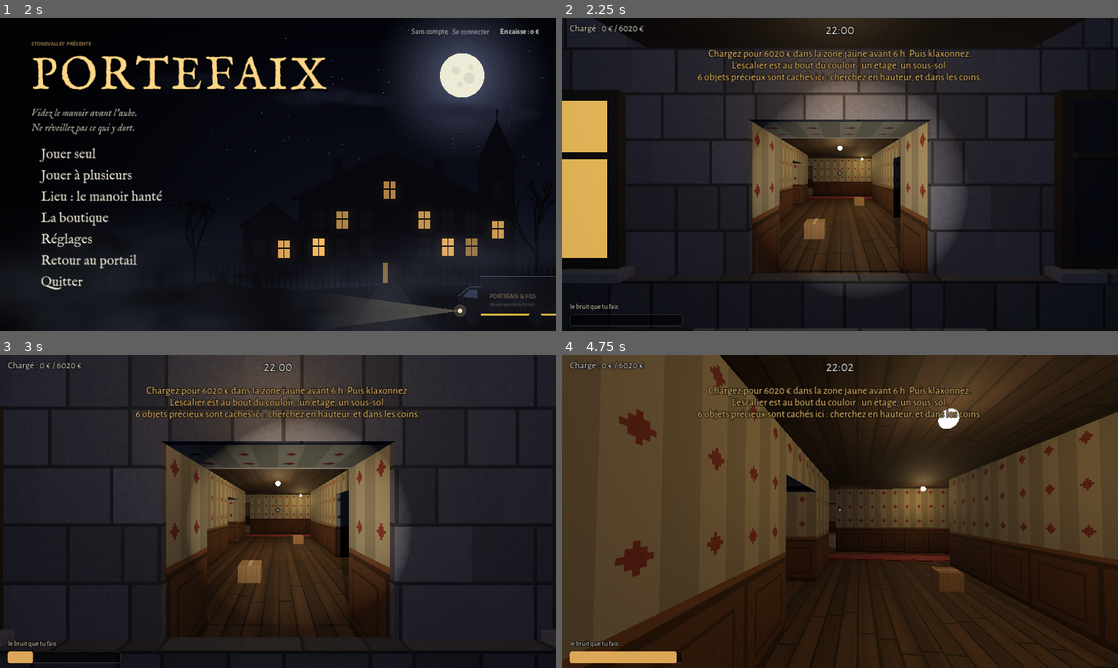
Above: before the commit, frames 1-4 (two rows, left to right).
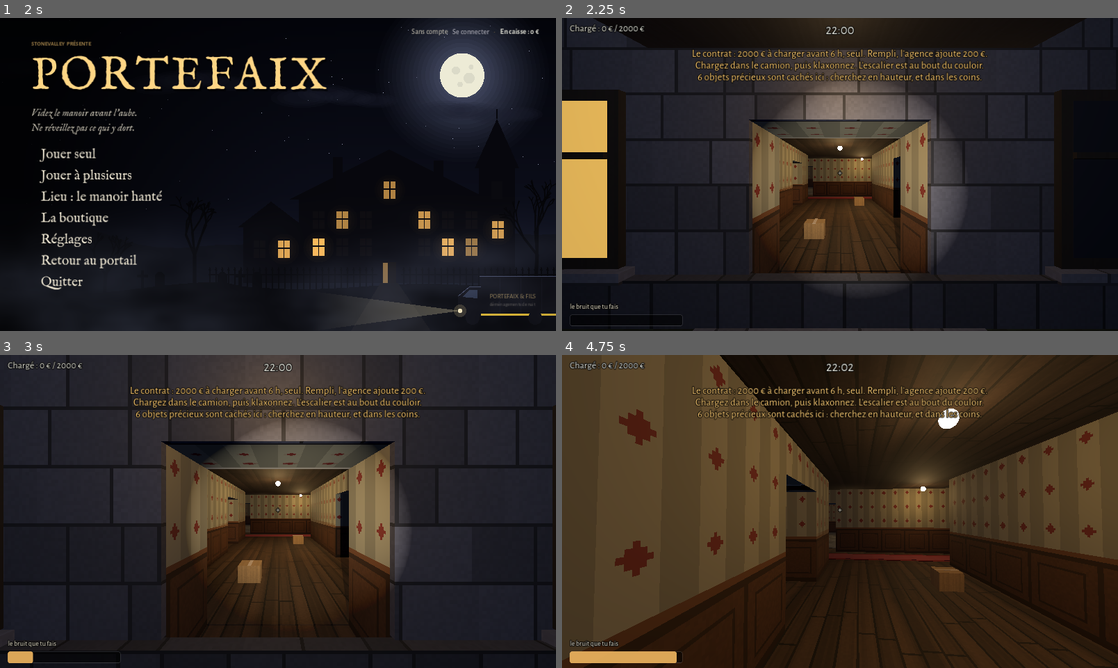
Above: after the commit, the same moments.

Repository: stonevalleyoff-ai/Portefaix
Game: Godot game, scene res://scenes/principal.tscn
Same seed, same stepped clock (60 frames per second), same inputs: the game is played once before the commit and once after it.
Inputs (mouse positions are in pixels of both pictures, inside the frame that each line leads up to):
- Up to frame 1 (2 s): click (278, 136) at 0.52 s; type "12" at 0.6 s; click (278, 155) at 0.75 s; type "12" at 0.83 s; click "Jouer sans compte" at 1.25 s
- Up to frame 2 (2.25 s): click "Jouer seul" at 2 s
- Up to frame 3 (3 s): tap Enter at 2.75 s; move the mouse to (305, 511) at 2.77 s; hold W from 2.78 s (still down); tap E at 2.85 s; click (305, 511) at 2.92 s
- Up to frame 4 (4.75 s): keep holding W; tap Space at 3.02, 3.77 s; move the mouse to (812, 511) at 3.52 s; tap F at 3.6 s; move the mouse to (851, 505) at 4.27 s; tap V at 4.35 s

Frame 1 is identical in both runs. In frame 2, 1.4% of the frame differs, in the area x 10-77%, y 2-18%; in frame 3, 1.4%; in frame 4, 1.5%.

Commit message:
Le contrat se règle sur le lieu et le nombre de porteurs ; les charges baissent
Le contrat demandait une part de la valeur de la maison : 4 900 à 6 600 € au manoir
et 8 000 à 10 500 € au bunker pour un porteur seul, plus que ce qu'on peut charger en
une nuit en jouant parfaitement (environ 5 000 et 4 500 €).

- Il se règle maintenant sur le lieu et les porteurs : seul, 2 000 € au manoir,
  1 600 € au bunker ; chaque porteur de plus ajoute les trois quarts ; jamais plus de
  40 % de ce qu'il y a à prendre.
- Rempli, l'agence ajoute une prime : 10 % au manoir, 30 % au bunker.
- Les charges baissent : commission 20 %, camion et essence 310 €, assurance 60 € par
  porteur, cotisations 20 %, impôt 15 %, pénalité 30 % de ce qui manque, obsèques
  300 €. Un contrat rempli seul laisse environ la moitié de ce qu'on a chargé.
- La nuit s'ouvre en disant le contrat, pour combien de porteurs, et sa prime.

Co-Authored-By: Claude Opus 5.5 <noreply@anthropic.com>
Claude-Session: https://claude.ai/code/session_0113xcVadwGKGBhLJGRbtKZF

Diff:
--- a/scripts/essai.gd
+++ b/scripts/essai.gd
@@ -369,8 +369,15 @@
 	for o in jeu.objets.values():
 		dedans = dedans and m.dedans(o.global_position)
 	verif(nombre >= 40 and dedans, "%d objets, tous dans la maison, pour %d €" % [nombre, jeu.total])
-	verif(jeu.quota == R.quota(jeu.total, 1) and jeu.quota > 0 and jeu.quota < jeu.total / 2, "le quota d'un porteur seul : %d €" % jeu.quota)
-	verif(R.quota(jeu.total, 4) > jeu.quota and R.quota(jeu.total, 9) <= int(jeu.total * R.QUOTA_MAX) + 10, "il monte avec le nombre de porteurs, sans passer %d %%" % int(R.QUOTA_MAX * 100))
+	verif(jeu.quota == R.quota(jeu.total, 1) and jeu.quota > 0 and jeu.quota < jeu.total / 2, "le contrat d'un porteur seul : %d €" % jeu.quota)
+	verif(R.quota(jeu.total, 4) > jeu.quota and R.quota(jeu.total, 9) <= int(jeu.total * R.CONTRAT_MAX) + 10, "il monte avec le nombre de porteurs, sans passer %d %% de ce qu'il y a à prendre" % int(R.CONTRAT_MAX * 100))
+	# le contrat : le lieu et le nombre de porteurs, pas la taille de la maison
+	var grand := 1000000
+	var seul_m: int = R.quota(grand, 1, "manoir")
+	var seul_b: int = R.quota(grand, 1, "bunker")
+	var quatre_m: int = R.quota(grand, 4, "manoir")
+	verif(seul_m == R.CONTRAT["manoir"].base and seul_b < seul_m and R.prime_contrat(seul_b, "bunker") > R.prime_contrat(seul_m, "manoir") and quatre_m > seul_m * 3 and quatre_m < seul_m * 4,
+		"le contrat se règle sur le lieu et les porteurs : seul, %d € au manoir, %d € au bunker (plus dur : moins demandé, prime %d € contre %d €) ; à quatre, %d € au manoir" % [seul_m, seul_b, R.prime_contrat(seul_b, "bunker"), R.prime_contrat(seul_m, "manoir"), quatre_m])
 	var tele = _trouver("tele")
 	var meuble = _trouver("meuble_tele")
 	var canape = _trouver("canape")
@@ -1054,11 +1061,12 @@
 	print("15. L'argent")
 	var b = jeu.bourse
 	# la facture, sur le papier
-	var bonne: Dictionary = R.facture(6000, 5000, 200, 0)
-	var maigre: Dictionary = R.facture(2000, 5000, 0, 1)
-	var pris := 6000 - int(bonne.net)
-	verif(bonne.net > 300 and bonne.net < 1500 and pris > 4500, "une bonne nuit : 6 000 € chargés, il en reste %d une fois l'agence, les frais, les cotisations, la casse et l'impôt servis (%d %% de pris)" % [bonne.net, pris * 100 / 6000])
-	verif(maigre.net < -1500, "une mauvaise : 2 000 € chargés pour un quota de 5 000, un mort : on doit %d €" % -int(maigre.net))
+	var juste: Dictionary = R.facture(2400, 2000, 100, 0, 1, "manoir")
+	var bonne: Dictionary = R.facture(6000, 5000, 200, 0, 2, "manoir")
+	var maigre: Dictionary = R.facture(800, 2000, 0, 1, 1, "manoir")
+	var garde := int(juste.net) * 100 / 2400
+	verif(garde >= 40 and garde <= 60 and int(bonne.net) > 2400, "seul, un contrat de 2 000 € rempli (2 400 € chargés) : il en reste %d € une fois tout servi, soit %d %% ; à deux, 6 000 € chargés : %d € à partager" % [juste.net, garde, bonne.net])
+	verif(maigre.net < 0 and maigre.net > -1500, "une mauvaise nuit : 800 € chargés pour un contrat de 2 000, un mort : on doit %d €" % -int(maigre.net))
 	# une nuit jouée : la part va en caisse
 	b.argent = 0
 	b.objets = {}
@@ -1067,10 +1075,10 @@
 	jeu.repit = 1e9
 	jeu.chat.reste = 1e9
 	jeu.charge = jeu.quota + 3000
-	var attendu: int = R.facture(jeu.charge, jeu.quota, 0, 0).net
+	var attendu: int = R.facture(jeu.charge, jeu.quota, 0, 0, 1, jeu.maison.lieu).net
 	jeu.finir(true, "Le camion part, chargé.")
 	await _attendre(0.3)
-	verif(jeu.etat == jeu.FIN and b.argent == attendu and attendu > 0 and jeu.ui._fin_compte.text.contains("commission") and jeu.ui._fin_compte.text.contains("En caisse : %d €" % attendu),
+	verif(jeu.etat == jeu.FIN and b.argent == attendu and attendu > 0 and jeu.ui._fin_compte.text.contains("commission") and jeu.ui._fin_compte.text.contains("prime de l'agence") and jeu.ui._fin_compte.text.contains("En caisse : %d €" % attendu),
 		"la nuit gagnée : l'écran de fin détaille la facture, et il reste %d € en caisse" % b.argent)
 	# la boutique
 	b.argent = 2000
@@ -1144,7 +1152,7 @@
 	var bas: float = jeu.ui._fin_rejouer.get_global_rect().end.y
 	verif(jeu.ui._fin_rejouer.is_visible_in_tree() and bas < ecran.y and jeu.ui._fin_defile.get_global_rect().end.y <= ecran.y + 1.0 and jeu.ui._fin_compte.text.count("\n") >= 8,
 		"l'écran de fin : les boutons sont au-dessus de la facture, à l'écran, et la facture (%d lignes) tient dans un cadre qui défile" % (jeu.ui._fin_compte.text.count("\n") + 1))
-	verif(jeu.etat == jeu.FIN and dette > 1500 and jeu.ui._fin_compte.text.contains("Dette") and b.acheter("leurre").contains("crédit"), "une nuit perdue, rien de chargé, un mort : %d € de dette, et la boutique ne fait plus crédit" % dette)
+	verif(jeu.etat == jeu.FIN and dette > 800 and jeu.ui._fin_compte.text.contains("Dette") and b.acheter("leurre").contains("crédit"), "une nuit perdue, rien de chargé, un mort : %d € de dette, et la boutique ne fait plus crédit" % dette)
 	b.argent = -1000
 	var dit: Array = b.encaisser(-500)
 	verif(b.argent == -1600 and dit.size() == 1, "la dette porte intérêt à chaque nuit : 1 000 € dus, une nuit à −500 €, on doit 1 600 €")
--- a/scripts/interface.gd
+++ b/scripts/interface.gd
@@ -754,7 +754,8 @@
 # où l'on joue : le bouton du menu passe de l'un à l'autre
 func lieu(nom: String) -> void:
 	_b_lieu.text = "Lieu : le bunker" if nom == "bunker" else "Lieu : le manoir hanté"
-	_b_lieu.tooltip_text = "Plusieurs créatures, des radiations. Changer de lieu." if nom == "bunker" else "Une seule chose y dort. Changer de lieu."
+	var c: Dictionary = R.CONTRAT.get(nom, R.CONTRAT["manoir"])
+	_b_lieu.tooltip_text = "%s. Contrat, seul : %d € (prime %d %%). Changer de lieu." % [c.dit, c.base, int(c.prime * 100)]
 
 
 # la dose de radiations : un compteur, et l'écran qui verdit
--- a/scripts/principal.gd
+++ b/scripts/principal.gd
@@ -504,7 +504,7 @@
 		c.preparer(self)
 		choses.append(c)
 	chose = choses[0]
-	quota = R.quota(total, ids.size())
+	quota = R.quota(total, ids.size(), maison.lieu)
 	temps = R.DUREE_NUIT
 	charge = 0
 	gagne = false
@@ -527,13 +527,15 @@
 	doses = {}
 	ma_dose = 0.0
 	ui.dose(0.0, 0.0, false)
+	# le contrat : ce qu'il faut charger, pour combien de porteurs, et la prime s'il est rempli
+	var contrat := "Le contrat : %d € à charger avant 6 h, %s. Rempli, l'agence ajoute %d €." % [quota, "seul" if joueurs.size() == 1 else "à %d" % joueurs.size(), R.prime_contrat(quota, maison.lieu)]
 	if maison.lieu == "bunker":
-		ui.annoncer("Le bunker : trois niveaux sous terre, par l'escalier au bout du couloir. Ils sont %d là-dessous.\nChargez pour %d € avant 6 h. Fuyez ce qui luit en vert." % [choses.size(), quota], 10.0)
+		ui.annoncer("Le bunker : trois niveaux sous terre, par l'escalier au bout du couloir. Ils sont %d là-dessous. Fuyez ce qui luit en vert.\n%s" % [choses.size(), contrat], 10.0)
 	elif maison.bonus.is_empty():
-		ui.annoncer("Chargez pour %d € dans la zone jaune avant 6 h. Puis klaxonnez.%s" % [quota, "\nL'escalier est au bout du couloir : un étage, un sous-sol." if maison.niveaux.size() > 1 else ""], 9.0)
+		ui.annoncer("%s\nChargez dans le camion, puis klaxonnez.%s" % [contrat, " L'escalier est au bout du couloir." if maison.niveaux.size() > 1 else ""], 9.0)
 	else:
 		var noms: Array = maison.bonus.map(func(b): return maison.NOMS[b])
-		ui.annoncer("MANOIR BONUS ! Ici : %s. Une fortune, en plus du quota.\nChargez pour %d € avant 6 h, puis klaxonnez." % [" et ".join(noms) if noms.size() < 3 else "%s, %s et %s" % noms, quota], 10.0)
+		ui.annoncer("MANOIR BONUS ! Ici : %s. Une fortune, en plus du contrat.\n%s" % [" et ".join(noms) if noms.size() < 3 else "%s, %s et %s" % noms, contrat], 10.0)
 	if caches > 0:                           # (et ce qu'on ne voit pas en entrant)
 		ui._annonce.text += "\n%d objets précieux sont cachés ici : cherchez en hauteur, et dans les coins." % caches
 	if not tactile.actif:
@@ -894,7 +896,7 @@
 		for o in objets.values():
 			casse += o.valeur_neuve - o.valeur
 		var recette: int = charge if morts < joueurs.size() else 0
-		fin.rpc(victoire, charge, quota, raison, R.facture(recette, quota, casse, morts))
+		fin.rpc(victoire, charge, quota, raison, R.facture(recette, quota, casse, morts, joueurs.size(), maison.lieu))
 
 
 # --- ce que l'hôte redit à tous ---
--- a/scripts/regles.gd
+++ b/scripts/regles.gd
@@ -118,10 +118,15 @@
 	"plume": {"nom": "Meubles en apesanteur", "duree": 15.0},
 }
 
-# le quota : la part de la maison à charger, selon le nombre de porteurs
-const QUOTA := 0.25
-const QUOTA_PAR_JOUEUR := 0.06
-const QUOTA_MAX := 0.6
+# le contrat : ce que l'agence demande de charger. Il se règle sur le lieu (plus il est dur, moins elle en demande, et plus sa prime est
+# forte) et sur le nombre de porteurs (chacun de plus en ajoute les trois quarts), sans jamais dépasser une part de ce qu'il y a à prendre.
+# Seul, en jouant parfaitement, on charge environ 5 000 € au manoir et 4 500 € au bunker en une nuit : le contrat en demande moins de la moitié.
+const CONTRAT := {
+	"manoir": {"base": 2000, "prime": 0.10, "dit": "une seule chose y dort"},
+	"bunker": {"base": 1600, "prime": 0.30, "dit": "difficile : trois créatures, des radiations"},
+}
+const CONTRAT_JOUEUR := 0.75     # chaque porteur de plus ajoute les trois quarts du contrat de base
+const CONTRAT_MAX := 0.4         # jamais plus de cette part de ce qu'il y a à prendre
 
 # les bras : élastiques. Ils s'accrochent à ce qu'on prend, s'étirent, et s'arrachent si l'on tire trop ; puis ils repoussent.
 const BRAS_TENDU := 2.1       # au-delà, le bras rougit, et rappelle son porteur vers ce qu'il tient
@@ -136,12 +141,13 @@
 # Ce qu'on a chargé est la recette. L'agence prend sa commission, le camion se loue, les cotisations tombent sur ce qui reste, la casse
 # est pour les porteurs, un quota manqué se paie, un porteur mort aussi ; et s'il reste quelque chose, l'impôt en prend sa part.
 # Le reste se partage entre les porteurs. S'il ne reste rien, c'est une dette.
-const COMMISSION := 0.30
-const FRAIS := [["La location du camion", 600], ["L'essence", 120], ["L'assurance", 180]]
-const COTISATIONS := 0.45
-const IMPOT := 0.25
-const PENALITE := 0.5         # de ce qui manque au quota
-const OBSEQUES := 500         # par porteur qui ne voit pas le jour
+const COMMISSION := 0.20
+const FRAIS := [["La location du camion", 250], ["L'essence", 60]]
+const FRAIS_PORTEUR := 60     # l'assurance, par porteur
+const COTISATIONS := 0.20
+const IMPOT := 0.15
+const PENALITE := 0.3         # de ce qui manque au contrat
+const OBSEQUES := 300         # par porteur qui ne voit pas le jour
 const INTERETS := 0.10        # d'une dette, à chaque nuit
 const SAISIE := 5000          # passé cette dette, l'huissier saisit
 const STOCK_MAX := 3          # de ce qui ne sert qu'une fois
@@ -167,17 +173,21 @@
 
 
 # la facture d'une nuit : ses lignes ([quoi, combien]), et ce qu'il reste à partager (ou à devoir)
-static func facture(recette: int, du: int, casse: int, morts: int) -> Dictionary:
+static func facture(recette: int, du: int, casse: int, morts: int, porteurs: int = 1, lieu: String = "manoir") -> Dictionary:
 	var lignes: Array = [["Ce que vous avez chargé", recette]]
 	var commission := int(recette * COMMISSION)
 	lignes.append(["La commission de l'agence (%d %%)" % int(COMMISSION * 100), -commission])
 	for f in FRAIS:
 		lignes.append([f[0], -f[1]])
+	lignes.append(["L'assurance (%d porteur%s)" % [maxi(porteurs, 1), "s" if porteurs > 1 else ""], -FRAIS_PORTEUR * maxi(porteurs, 1)])
 	lignes.append(["Les cotisations (%d %%)" % int(COTISATIONS * 100), -int((recette - commission) * COTISATIONS)])
 	if casse > 0:
 		lignes.append(["La casse, à vos frais", -casse])
 	if recette < du:
-		lignes.append(["La pénalité : il manquait %d € au quota" % (du - recette), -int((du - recette) * PENALITE)])
+		lignes.append(["La pénalité : il manquait %d € au contrat" % (du - recette), -int((du - recette) * PENALITE)])
+	elif du > 0:                         # le contrat rempli : la prime de l'agence, d'autant plus forte que le lieu est dur
+		var prime := int(du * CONTRAT.get(lieu, CONTRAT["manoir"]).prime)
+		lignes.append(["La prime de l'agence : contrat rempli", prime])
 	if morts > 0:
 		lignes.append(["Les obsèques (%d)" % morts, -morts * OBSEQUES])
 	var net := 0
@@ -298,6 +308,12 @@
 }
 
 
-static func quota(total: int, joueurs: int) -> int:
-	var part: float = minf(QUOTA + QUOTA_PAR_JOUEUR * float(maxi(joueurs, 1) - 1), QUOTA_MAX)
-	return int(round(float(total) * part / 10.0)) * 10
+static func quota(total: int, joueurs: int, lieu: String = "manoir") -> int:
+	var base: float = CONTRAT.get(lieu, CONTRAT["manoir"]).base
+	var voulu: float = base * (1.0 + CONTRAT_JOUEUR * float(maxi(joueurs, 1) - 1))
+	return int(round(minf(voulu, float(total) * CONTRAT_MAX) / 10.0)) * 10
+
+
+# la prime promise par le contrat, s'il est rempli
+static func prime_contrat(du: int, lieu: String) -> int:
+	return int(du * CONTRAT.get(lieu, CONTRAT["manoir"]).prime)
Not shown, changed: LISEZ-MOI.md
